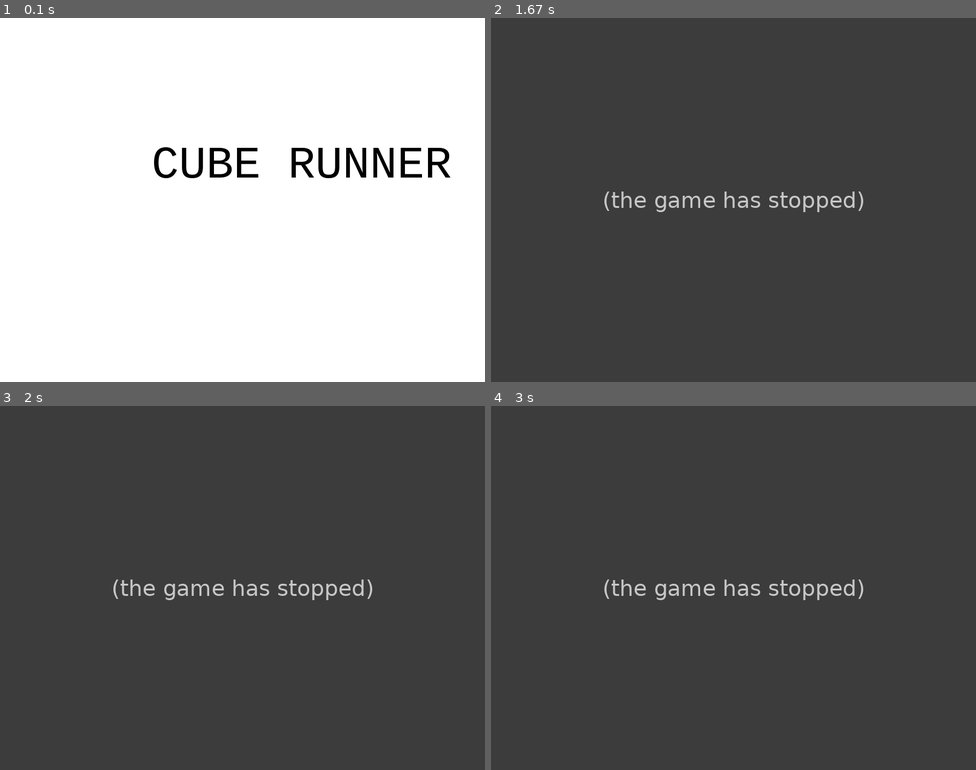
Above: before the commit, frames 1-4 (two rows, left to right).
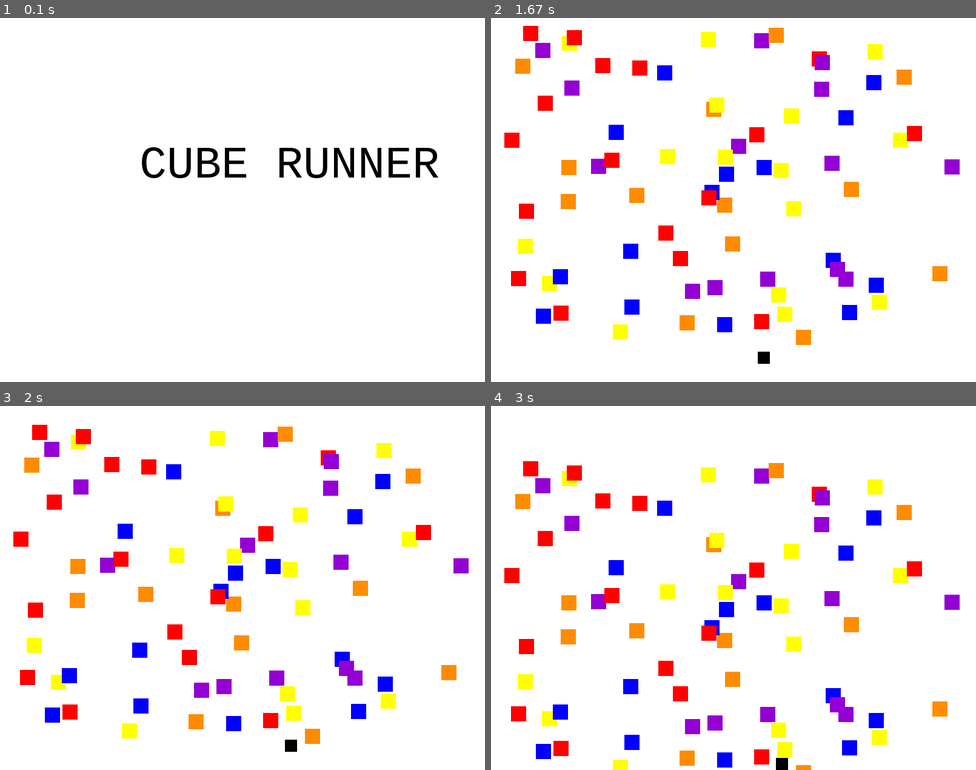
Above: after the commit, the same moments.

Repository: julesWu/Project-4-Pygame
Game: pygame game, started from pygame.source.code.py
The game is run twice, just before and just after one commit, with the same random seed, the same clock (stepped at 60 frames per second) and the same inputs.
Inputs:
- Up to frame 1 (0.1 s): no input
- Up to frame 2 (1.67 s): hold Right from 1.33 s (still down)
- Up to frame 3 (2 s): release Right at 1.8 s
- Up to frame 4 (3 s): hold Down 2.4-2.7 s; hold Down from 2.73 s (still down)

The runs differ from the first frame. In frame 1, 2.3% of the frame differs, in the area x 29-93%, y 35-44%; in frame 2, 100%, in the area x 0-100%, y 0-100%; in frame 3, 100%; in frame 4, 100%.
Before the commit the program exited at 1.6 s; later frames show no game.

Commit message:
Beginning stages of adding levels

Diff:
--- a/pygame.source.code.py
+++ b/pygame.source.code.py
@@ -24,6 +24,7 @@
 RED       = (255,   0,    0)
 BLUE      = (  0,   0,  255)
 GREEN     = (  0, 255,    0)
+L_GREEN   = (124, 252,    0)
 ORANGE    = (255, 140,    0)
 PURPLE    = (148,   0,  211)
 
@@ -47,10 +48,14 @@
 		self.rect = self.image.get_rect()
 
 	def update(self):
-		self.rect.y +=6
+		self.rect.y +=3
 		if self.rect.y > 610:
 			self.rect.y = -25
 
+	def speed_up(self):
+		self.rect.y += 5
+		if self.rect.y > 610:
+			self.rect.y = -25
 
 class Player(pygame.sprite.Sprite):
 	def __init__(self, width, height):
@@ -78,16 +83,23 @@
 	if len(collide_list) > 0:
 		return True
 
-def create_cubes():
+def level_1_cubes():
 	#Actually creating the cubes
 	for i in range(75):
 		cube = Cube(random_color(), 25, 25)
-
-		cube.rect.x = random.randrange(WIDTH - 20)
-		cube.rect.y = random.randrange(HEIGHT - 20)
-
+		cube.rect.x = random.randrange(WIDTH - 25)
+		cube.rect.y = random.randrange(515)
 		cube_list.add(cube)
 		all_sprites_list.add(cube)
+
+def level_up():
+	level += 1
+	for i in range(level * 7):
+		new_cube = Cube(random_color(), 25, 25)
+		new_cube.rect.x = random.randrange(WIDTH - 25)
+		new_cube.rect.y = random.randrange(HEIGHT -25)
+		cube_list.add(new_cube)
+		all_sprites_list.add(new_cube)
 
 def messages(num):
 	if num == 1:
@@ -98,7 +110,7 @@
 	if num == 2:
 		screen.fill(WHITE)
 		label2 = myfont.render("CUBE RUNNER", 1, BLACK)
-		screen.blit(label2, (250, 200))
+		screen.blit(label2, (230, 200))
 		pygame.display.flip()
 
 
@@ -112,7 +124,7 @@
 screen = pygame.display.set_mode([WIDTH, HEIGHT])
 
 #add cubes into the game
-create_cubes()
+level_1_cubes()
 
 #Create a player
 player = Player(20, 20)
@@ -134,6 +146,8 @@
 messages(2)
 #Pauses program for a few seconds before running game
 pygame.time.delay(1500)
+
+level = 1
 
 
 #-----MAIN--LOOP------------MAIN--LOOP----------MAIN--LOOP----------#
@@ -146,9 +160,9 @@
 
 		if event.type == pygame.KEYDOWN:
 			if event.key == pygame.K_LEFT:
-				x_speed -= 7
+				x_speed -= 10
 			if event.key == pygame.K_RIGHT:
-				x_speed += 7
+				x_speed += 10
 			if event.key == pygame.K_UP:
 				y_speed -= 3
 			if event.key == pygame.K_DOWN:
@@ -171,17 +185,25 @@
 	player.rect.x += x_speed
 	player.rect.y += y_speed
 
+	#Draw player
+	player_list.draw(screen)
+
+
 	#detect if player has collided with cubes
 	cube_collide_list = pygame.sprite.spritecollide(player, cube_list, False)
 
-	#Draw player
-	player_list.draw(screen)
-
-	#Draw cubes
 	cube_list.draw(screen)
 
-	#moving the cubes down the screen
 	cube_list.update()
+
+	if len(cube_collide_list) == 0 and pygame.time.get_ticks() > 30000 and pygame.time.get_ticks() < 30050:
+		level += 1
+		for i in range(level * 7):
+			new_cube = Cube(random_color(), 25, 25)
+			new_cube.rect.x = random.randrange(WIDTH - 25)
+			new_cube.rect.y = random.randrange(HEIGHT -25)
+			cube_list.add(new_cube)
+			all_sprites_list.add(new_cube)
 
 	#GAME LOGIC
 	if game_over(cube_collide_list):
